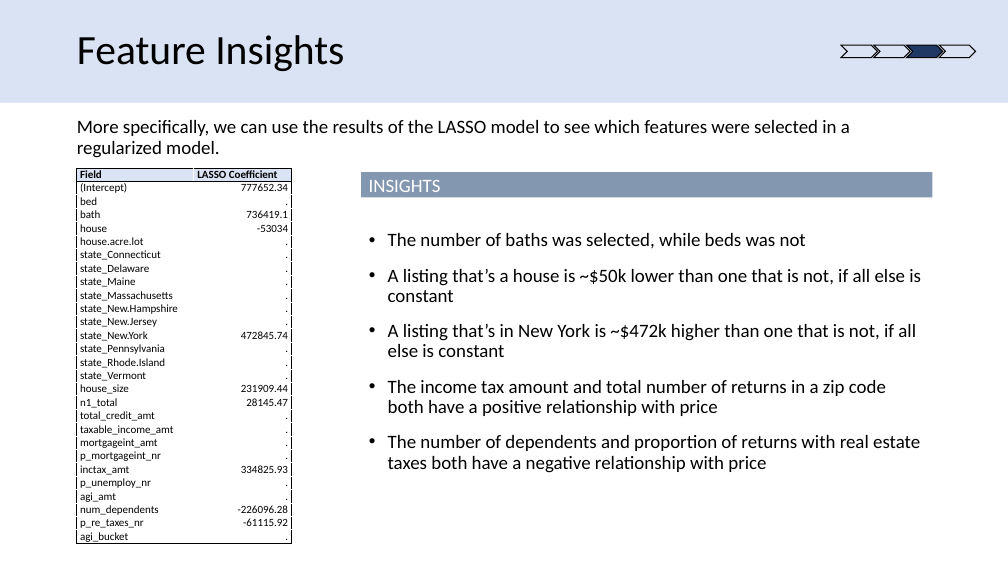
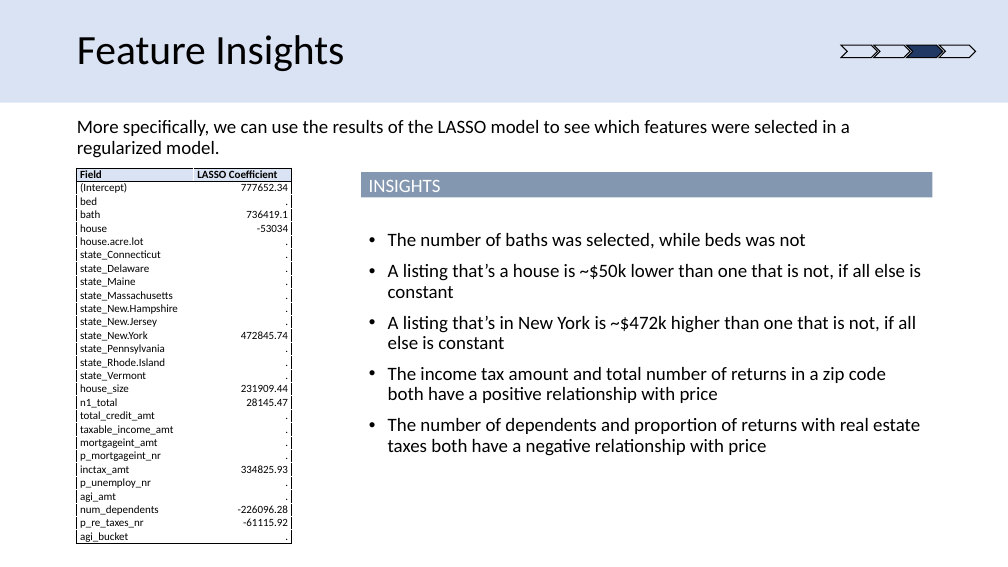
Before and after one commit to david-firrin/Real-Estate-Price-Prediction-With-Income-Tax-Data, a slide deck: slide 3 of Final Presentation Slides/team48finalpresentation_david.pptx. Drawn at 1008x567 pixels with LibreOffice and Linux fonts; fonts in the diff are those of the drawing. Boxes give left, top, right and bottom in pixels: in the first picture for what was removed or moved away, otherwise in the second. Text is boxed around its words. In the diff, an @@ line names an element or a change of style, - is before the commit and + after.

```diff
--- a/Final Presentation Slides/team48finalpresentation_david.pptx
+++ b/Final Presentation Slides/team48finalpresentation_david.pptx
@@ text "The number of baths was ..." at <box>388,233,921,456</box>: less space between paragraphs @@
```
Also in this commit, not shown: 1 other slide changed, 2 other files.
